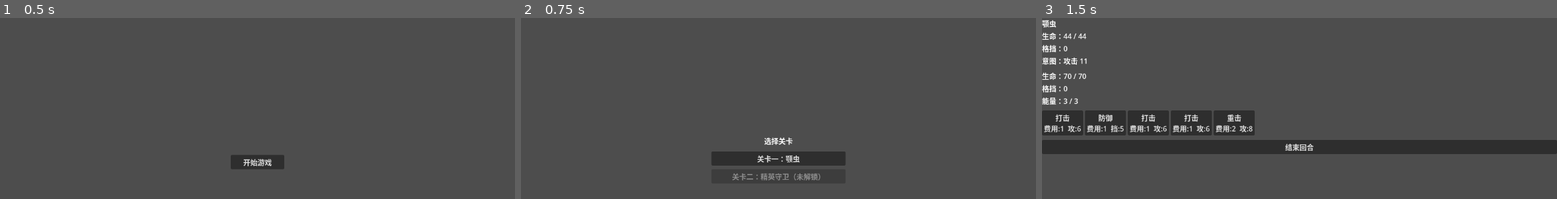
Above: before the commit, frames 1-3 (left to right).
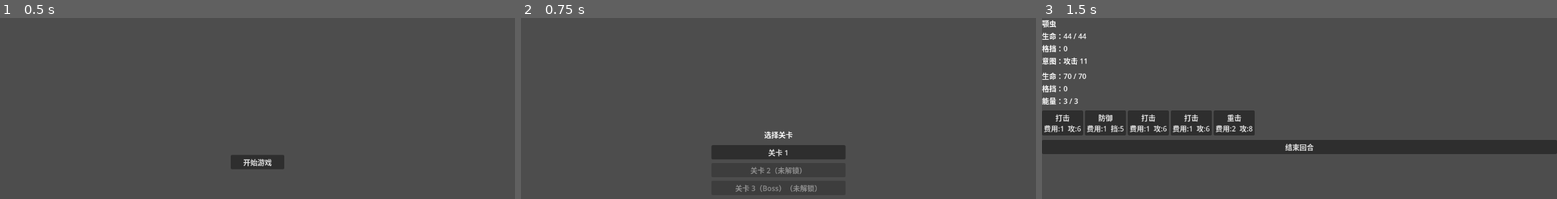
Above: after the commit, the same moments.

Repository: archer47-qingmei/AIGameTest2
Game: Godot game, scene res://menu/MainMenu.tscn
Two runs of this game, one before a commit and one after it. Both use one fixed random seed, a clock stepped at 60 frames per second and the inputs below.
Inputs:
- Up to frame 1 (0.5 s): no input
- Up to frame 2 (0.75 s): click "开始游戏" at 0.5 s
- Up to frame 3 (1.5 s): click "关卡一：颚虫" (after the commit: "关卡 1") at 1.25 s

Frame 1 is identical in both runs. In frame 2, 2.4% of the frame differs, in the area x 37-63%, y 62-97%; in frame 3, nothing differs.

Commit message:
feat: randomize enemy sequence at run start, expand map to 3 nodes
Co-Authored-By: Claude Sonnet 4.6 <noreply@anthropic.com>

Diff:
--- a/GameManager.gd
+++ b/GameManager.gd
@@ -2,10 +2,11 @@
 
 enum Phase { MENU, MAP, COMBAT, REWARD, WIN }
 
-const STAGE_ENEMIES: Array[String] = [
+const NORMAL_POOL: Array[String] = [
 	"res://data/enemies/jaw_worm.tres",
-	"res://data/enemies/boss.tres"
+	"res://data/enemies/fire_lizard.tres",
 ]
+const BOSS_ENEMY: String = "res://data/enemies/boss.tres"
 
 var current_phase: Phase = Phase.MENU
 var player_state: PlayerState
@@ -22,6 +23,10 @@
 		player_state.deck.append(defend.duplicate())
 	player_state.deck.append(bash.duplicate())
 	player_state.deck.append(slash.duplicate())
+	var pool: Array[String] = NORMAL_POOL.duplicate()
+	pool.shuffle()
+	player_state.enemy_sequence.assign(pool)
+	player_state.enemy_sequence.append(BOSS_ENEMY)
 	current_phase = Phase.MAP
 	get_tree().change_scene_to_file("res://map/MapScreen.tscn")
 
@@ -48,7 +53,7 @@
 	get_tree().change_scene_to_file("res://menu/MainMenu.tscn")
 
 func get_current_enemy_data() -> EnemyData:
-	return load(STAGE_ENEMIES[player_state.current_node]) as EnemyData
+	return load(player_state.enemy_sequence[player_state.current_node]) as EnemyData
 
 func is_final_node() -> bool:
-	return player_state.current_node == STAGE_ENEMIES.size() - 1
+	return player_state.current_node == player_state.enemy_sequence.size() - 1
--- a/map/MapScreen.gd
+++ b/map/MapScreen.gd
@@ -1,20 +1,22 @@
 extends Control
-
-const NODE_LABELS: Array[String] = ["关卡一：颚虫", "关卡二：精英守卫"]
 
 @onready var _node_container: VBoxContainer = $VBoxContainer/NodeContainer
 
 func _ready() -> void:
 	var current: int = GameManager.player_state.current_node
-	for i: int in NODE_LABELS.size():
+	var total: int = GameManager.player_state.enemy_sequence.size()
+	for i: int in total:
 		var btn: Button = Button.new()
+		var label: String = "关卡 %d" % (i + 1)
+		if i == total - 1:
+			label = "关卡 %d（Boss）" % (i + 1)
 		if i < current:
-			btn.text = NODE_LABELS[i] + "（已完成）"
+			btn.text = label + "（已完成）"
 			btn.disabled = true
 		elif i == current:
-			btn.text = NODE_LABELS[i]
+			btn.text = label
 			btn.pressed.connect(GameManager.go_to_combat)
 		else:
-			btn.text = NODE_LABELS[i] + "（未解锁）"
+			btn.text = label + "（未解锁）"
 			btn.disabled = true
 		_node_container.add_child(btn)
